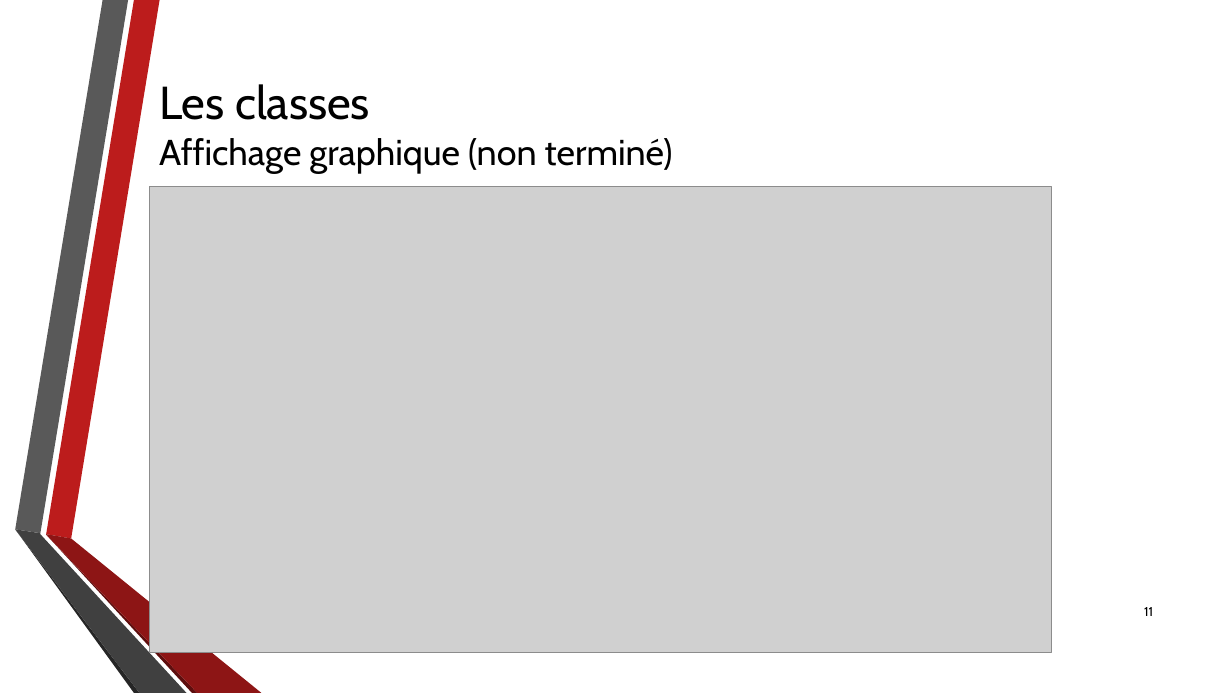
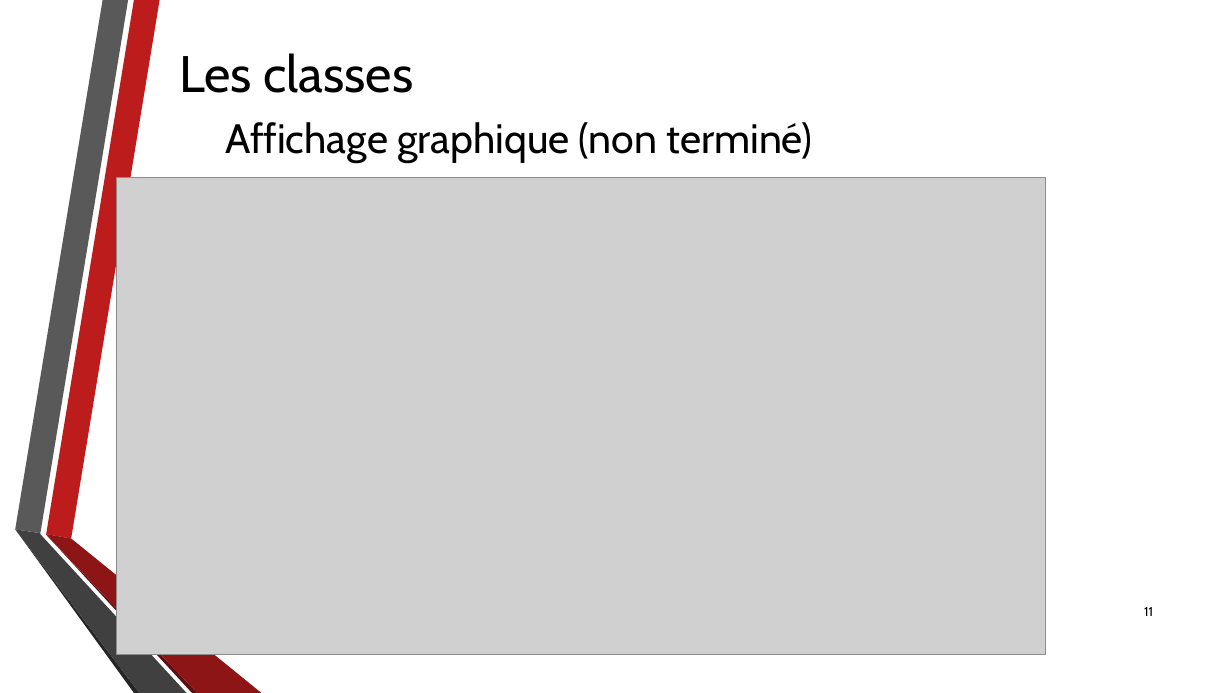
Before and after one commit to DanielLeThug/CalendrierCpp, a slide deck: slide 11 of Divers/PrésentationQDP.pptx. Drawn at 1232x693 pixels with LibreOffice and Linux fonts; fonts in the diff are those of the drawing; grey boxes stand for pictures; background and template pictures are left out. Boxes give left, top, right and bottom in pixels: in the first picture for what was removed or moved away, otherwise in the second. Text is boxed around its words. In the diff, an @@ line names an element or a change of style, - is before the commit and + after.

```diff
--- a/Divers/PrésentationQDP.pptx
+++ b/Divers/PrésentationQDP.pptx
@@ title "Les classes Affichage graphique (non ...": place and size @@
-title "Les classes Affichage graphique (non ..." at box(159, 84, 673, 173)
+title "Les classes Affichage graphique (non ..." at box(179, 53, 812, 163)
@@ title "Les classes Affichage graphique (non ..." at box(179, 53, 812, 163): size 36 to 40 pt in "Les classes"; size 28 to 32 pt in "Affichage graphique (non terminé)" @@
@@ picture: place and size @@
-picture at box(150, 186, 1051, 652)
+picture at box(116, 177, 1045, 654)
```
Also in this commit, not shown: 12 other slides changed.
